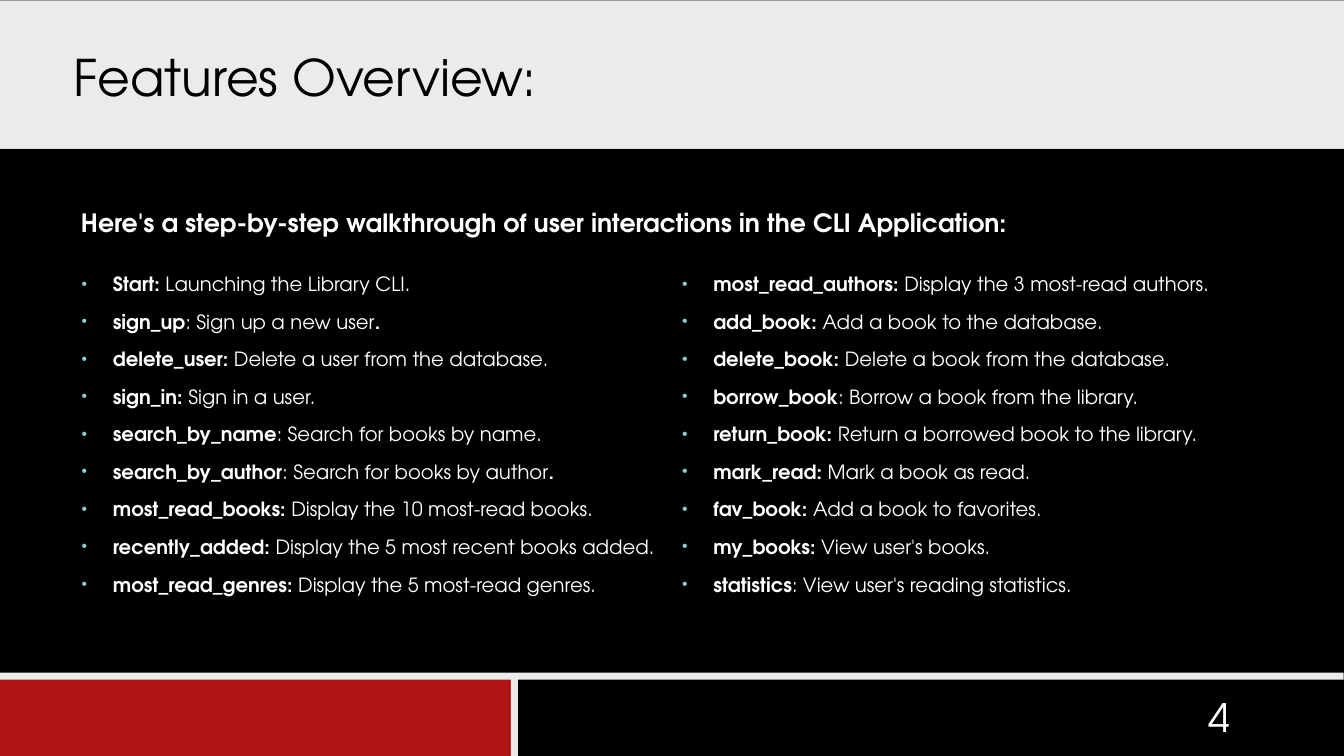
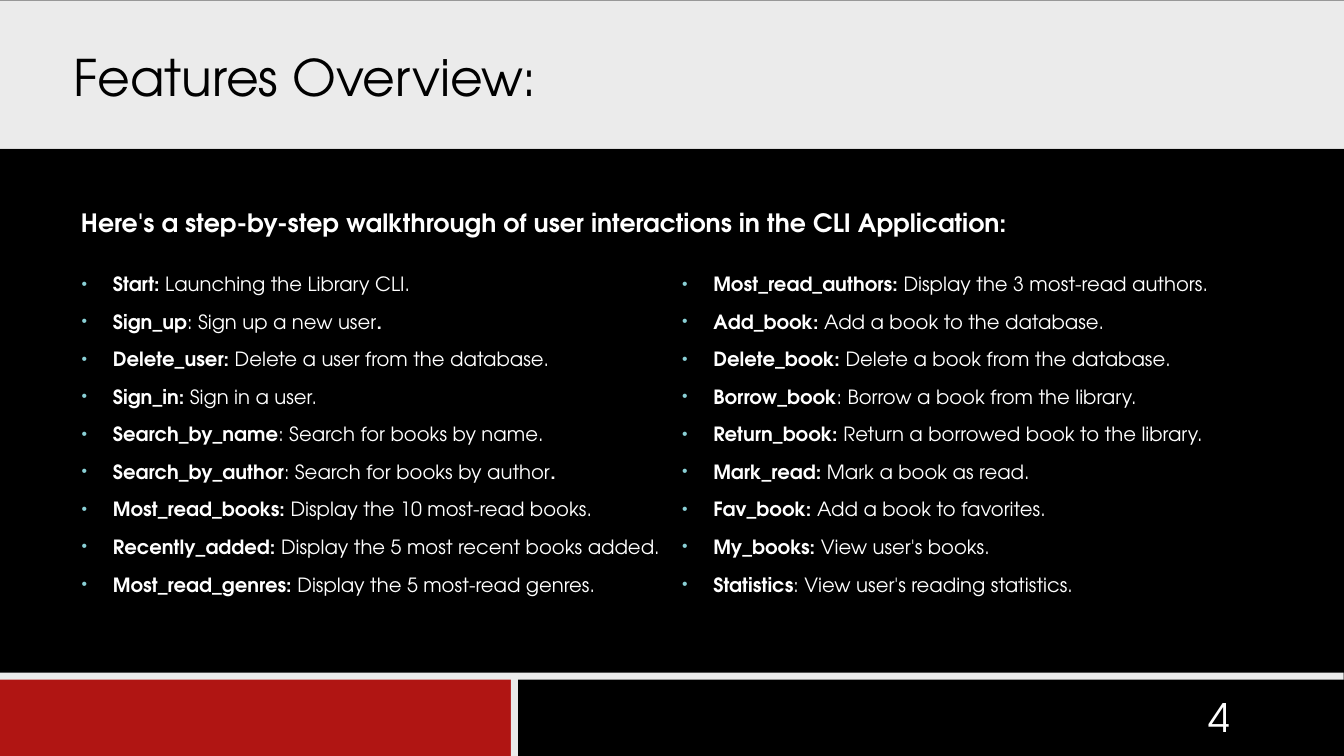
Before and after one commit to miladoti2022/Vit_cli_project_app, a slide deck: slide 4 of Library database CLI_Updated one.pptx. Drawn at 1344x756 pixels with LibreOffice and Linux fonts; fonts in the diff are those of the drawing; background and template pictures are left out. Boxes give left, top, right and bottom in pixels: in the first picture for what was removed or moved away, otherwise in the second. Text is boxed around its words. In the diff, an @@ line names an element or a change of style, - is before the commit and + after.

```diff
--- a/Library database CLI_Updated one.pptx
+++ b/Library database CLI_Updated one.pptx
@@ text at (713, 276, 1208, 597): text changed @@
-• most_read_authors: Display the 3 most-read authors.
-• add_book: Add a book to the database.
-• delete_book: Delete a book from the database.
-• borrow_book: Borrow a book from the library.
-• return_book: Return a borrowed book to the library.
-• mark_read: Mark a book as read.
-• fav_book: Add a book to favorites.
-• my_books: View user's books.
-• statistics: View user's reading statistics.
+• Most_read_authors: Display the 3 most-read authors.
+• Add_book: Add a book to the database.
+• Delete_book: Delete a book from the database.
+• Borrow_book: Borrow a book from the library.
+• Return_book: Return a borrowed book to the library.
+• Mark_read: Mark a book as read.
+• Fav_book: Add a book to favorites.
+• My_books: View user's books.
+• Statistics: View user's reading statistics.
@@ text at (113, 314, 660, 597): text changed @@
-• sign_up: Sign up a new user.
-• delete_user: Delete a user from the database.
-• sign_in: Sign in a user.
-• search_by_name: Search for books by name.
-• search_by_author: Search for books by author.
-• most_read_books: Display the 10 most-read books.
-• recently_added: Display the 5 most recent books added.
-• most_read_genres: Display the 5 most-read genres.
+• Sign_up: Sign up a new user.
+• Delete_user: Delete a user from the database.
+• Sign_in: Sign in a user.
+• Search_by_name: Search for books by name.
+• Search_by_author: Search for books by author.
+• Most_read_books: Display the 10 most-read books.
+• Recently_added: Display the 5 most recent books added.
+• Most_read_genres: Display the 5 most-read genres.
```
Also in this commit, not shown: 3 other slides changed.
